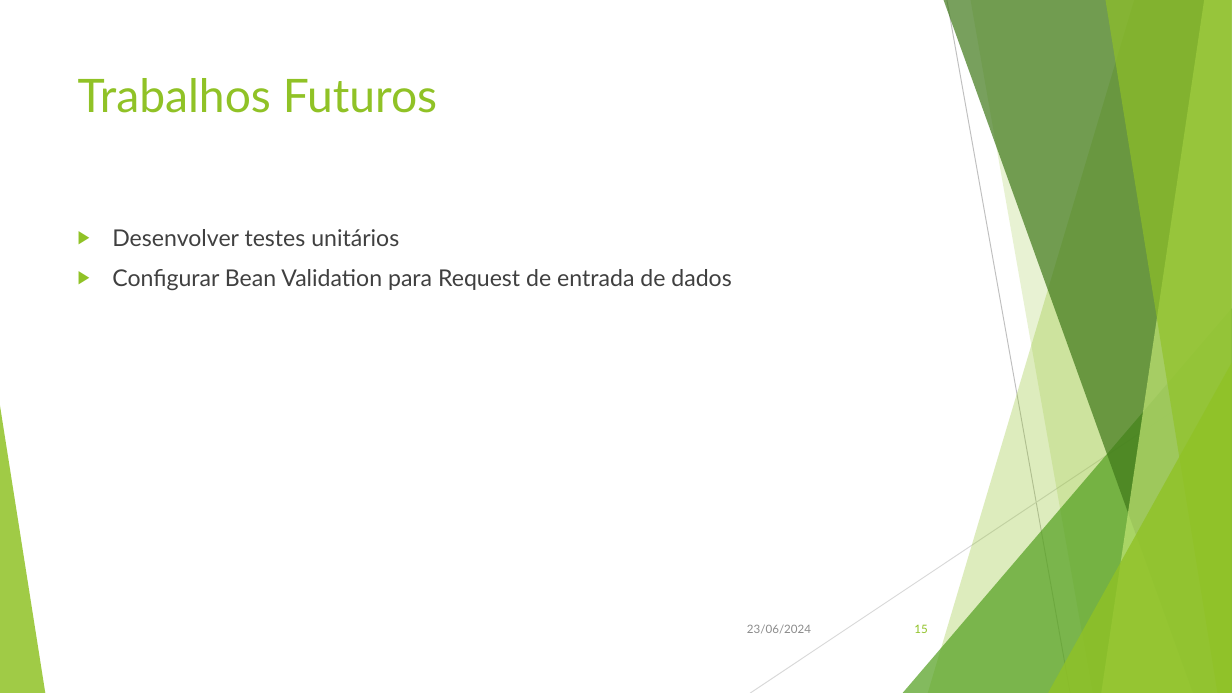
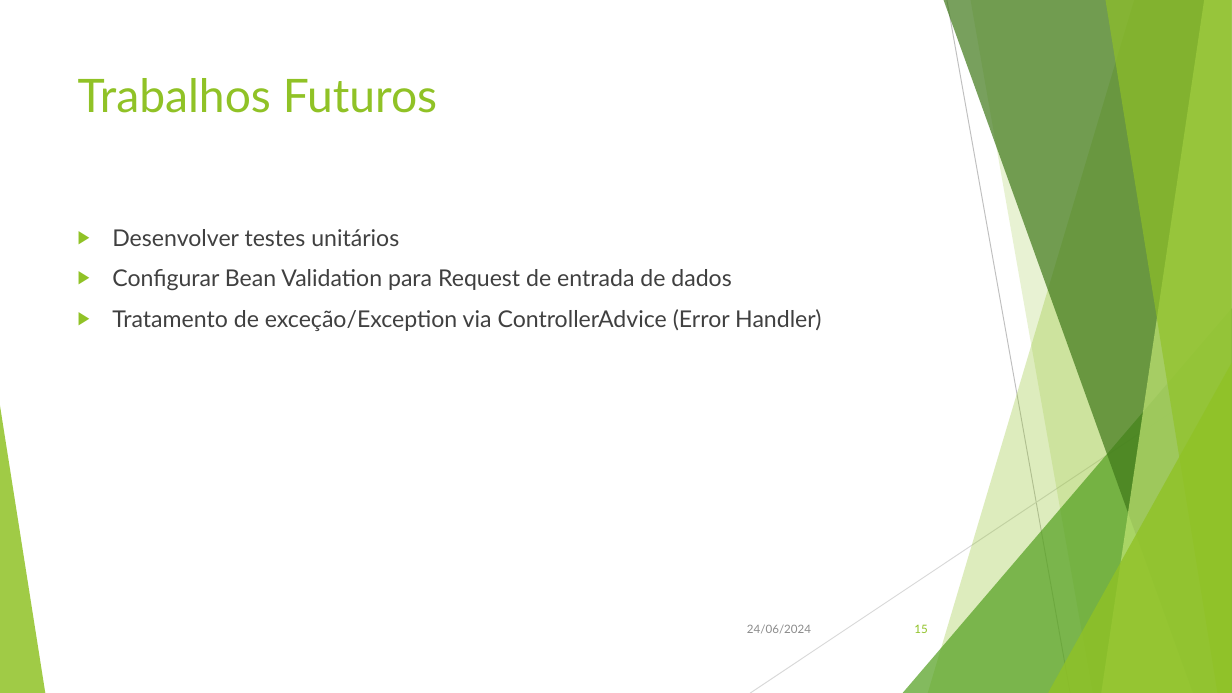
Before and after one commit to evertongodoy/senac-db, a slide deck: slide 15 of presentation/Senac.pptx. Drawn at 1232x693 pixels with LibreOffice and Linux fonts; fonts in the diff are those of the drawing. Boxes give left, top, right and bottom in pixels: in the first picture for what was removed or moved away, otherwise in the second. Text is boxed around its words. In the diff, an @@ line names an element or a change of style, - is before the commit and + after.

```diff
--- a/presentation/Senac.pptx
+++ b/presentation/Senac.pptx
@@ text at (112,309,821,331): paragraph added @@
+▶ Tratamento de exceção/Exception via ControllerAdvice (Error Handler)
@@ text at (747,624,811,633): text changed @@
-23/06/2024
+24/06/2024
```
Also in this commit, not shown: 14 other slides changed, 1 other file.
